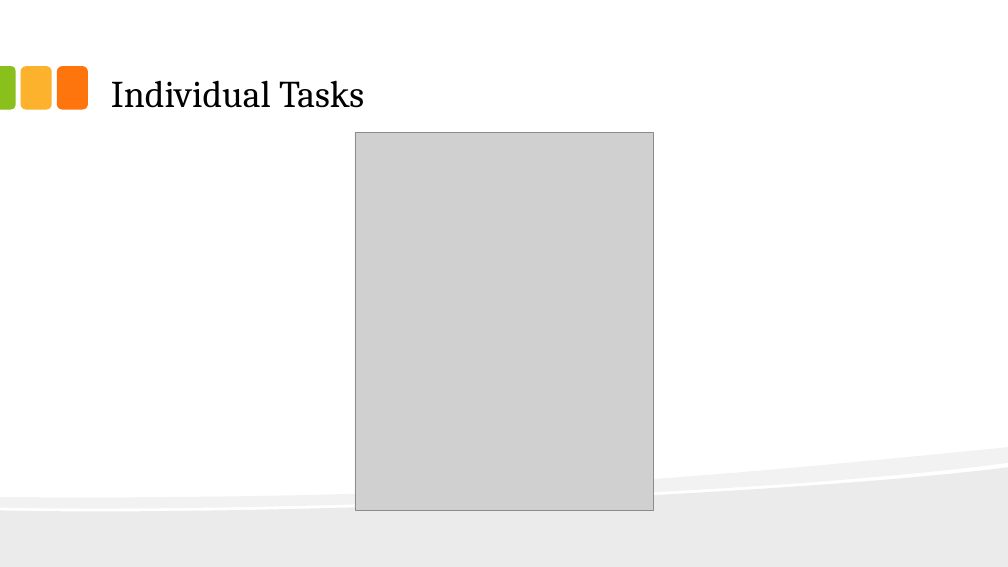
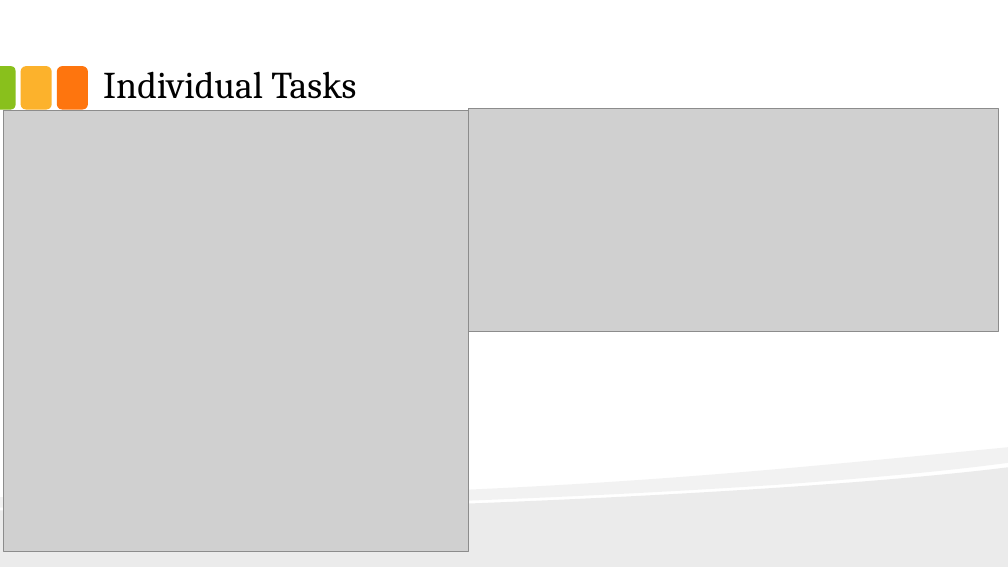
Before and after one commit to pclundaahl/grocerybuddy, a slide deck: slide 6 of Team Docs/Planning Presentation.pptx. Drawn at 1008x567 pixels with LibreOffice and Linux fonts; fonts in the diff are those of the drawing; grey boxes stand for pictures. Boxes give left, top, right and bottom in pixels: in the first picture for what was removed or moved away, otherwise in the second. Text is boxed around its words. In the diff, an @@ line names an element or a change of style, - is before the commit and + after.

Commit message:
Added pictures for my slides on Individual tasks page

```diff
--- a/Team Docs/Planning Presentation.pptx
+++ b/Team Docs/Planning Presentation.pptx
@@ title "Individual Tasks": place and size @@
-title "Individual Tasks" at [111, 80, 364, 108]
+title "Individual Tasks" at [103, 71, 356, 99]
@@ picture added at [4, 110, 468, 551] @@
@@ picture added at [468, 108, 998, 331] @@
@@ picture removed at [355, 132, 653, 510] @@
```
